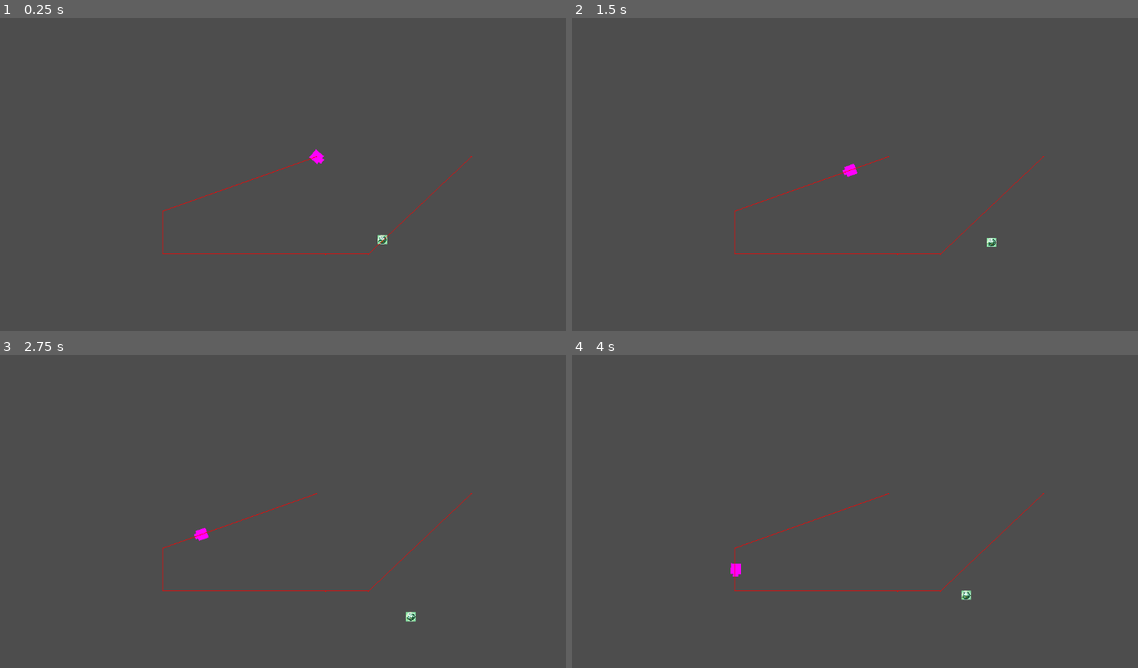
Above: before the commit, frames 1-4 (two rows, left to right).
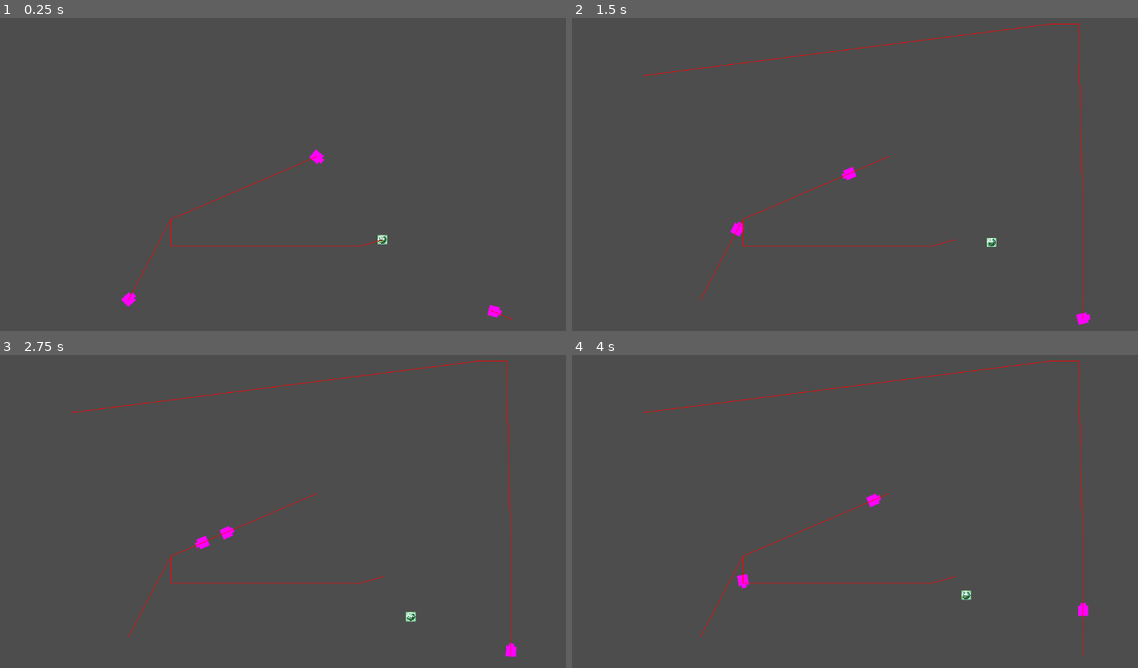
Above: after the commit, the same moments.

Repository: AmirH32/Bot-Or-Not
Game: Godot game, scene res://scenes/test_scene_ai_navigations.tscn
Same seed, same stepped clock (60 frames per second), same inputs: the game is played once before the commit and once after it. This scene is started directly instead of the project's main scene.
Inputs:
- Up to frame 1 (0.25 s): no input
- Up to frame 2 (1.5 s): hold Right (ui_right) 0.53-1.28 s; hold Down (ui_down) from 1.28 s (still down)
- Up to frame 3 (2.75 s): release Down (ui_down) at 2.03 s; hold Right (ui_right) from 2.03 s (still down)
- Up to frame 4 (4 s): release Right (ui_right) at 2.78 s; hold Up (ui_up) 2.78-3.53 s; hold Left (ui_left) from 3.53 s (still down)

The runs differ from the first frame. In frame 1, 0.8% of the frame differs, in the area x 21-91%, y 44-97%; in frame 2, 1.2%; in frame 3, 1.2%; in frame 4, 1.2%, in the area x 12-92%, y 1-97%.

Commit message:
set range restrictions on ai fov

Diff:
--- a/scenes/ai_navigation.tscn
+++ b/scenes/ai_navigation.tscn
@@ -19,6 +19,7 @@
 angle_tolerance = 0.2
 path = Array[Vector2]([Vector2(-500, 0), Vector2(-500, 250), Vector2(500, -100), Vector2(0, 0)])
 human_detector = NodePath("human_detector")
+fov = 1.543
 human_detector_poly = NodePath("human_detector/CollisionPolygon2D")
 
 [node name="AI_navigation" type="NavigationAgent2D" parent="."]
--- a/scenes/test_scene_ai_navigations.tscn
+++ b/scenes/test_scene_ai_navigations.tscn
@@ -4,12 +4,12 @@
 [ext_resource type="PackedScene" path="res://movement.tscn" id="2_tmo80"]
 
 [sub_resource type="NavigationPolygon" id="NavigationPolygon_lelv0"]
-vertices = PackedVector2Array(249.422, 1017.94, 251.656, 1020, -1912.01, 1020, -955.617, 599.547, 1881, 1020, 606.133, 1020, 1255.92, 313.18, 1881, -1012.12, -769.773, 93.8281, 45, -304.289, 45, 331.297, -769.648, 124.453, 1206, 267.281, 1206, -867, -1891.97, -1016.87, 942, -867, -832.992, 124.711, -956.781, 335.562, -852.031, 134.023, -1900.65, -134.742, 110.25, -630.008, 45, 595.289, 45, 600, -1903.24, 129.258, -856.523, 124.812, 309, 600, 942, 264.547, 309, -600, 124.906, -600, 45, -600, 45, -598.117, -894.562, -139.023, 48.8281, -600)
-polygons = Array[PackedInt32Array]([PackedInt32Array(0, 1, 2, 3), PackedInt32Array(4, 5, 6), PackedInt32Array(7, 4, 6), PackedInt32Array(8, 9, 10, 11), PackedInt32Array(7, 6, 12, 13), PackedInt32Array(14, 7, 13, 15), PackedInt32Array(16, 11, 10, 17, 18), PackedInt32Array(19, 14, 15, 20), PackedInt32Array(3, 21, 22), PackedInt32Array(2, 23, 24, 18, 17), PackedInt32Array(2, 17, 3), PackedInt32Array(0, 3, 22), PackedInt32Array(0, 22, 25), PackedInt32Array(26, 0, 25), PackedInt32Array(26, 25, 27, 15), PackedInt32Array(27, 28, 20, 15), PackedInt32Array(29, 30, 31, 19), PackedInt32Array(20, 32, 29), PackedInt32Array(19, 20, 29)])
+vertices = PackedVector2Array(259, 550, 992, 283, 992.961, 283, 320.07, 1014.96, 95, -550, 95, -547.289, 87.2734, -563.117, 379.953, 1070, -1962.5, 1070, 1185.27, 316.148, 1149.21, 283, 1156, 283, 1931, 1070, 492.242, 1070, 1931, -1062.06, 1156, -817, -819.906, 62.6562, 95, -384.367, 95, 381.07, -819.859, 74.6562, -1941.48, -1066.93, 992, -817, 259, -550, -906.562, 385.344, -1919.84, 79.3438, 95, 550, -905.844, 549.344, 95, 545.078, -1920.56, -84.6719, -882.898, -89.0703)
+polygons = Array[PackedInt32Array]([PackedInt32Array(0, 1, 2, 3), PackedInt32Array(4, 5, 6), PackedInt32Array(3, 7, 8), PackedInt32Array(9, 10, 11), PackedInt32Array(12, 13, 9), PackedInt32Array(14, 12, 9, 11, 15), PackedInt32Array(16, 17, 18, 19), PackedInt32Array(20, 14, 15, 21), PackedInt32Array(1, 0, 22, 21), PackedInt32Array(20, 21, 22, 6), PackedInt32Array(19, 18, 23, 24), PackedInt32Array(0, 3, 8, 25), PackedInt32Array(26, 27, 25, 8), PackedInt32Array(24, 23, 26, 8), PackedInt32Array(24, 8, 20, 28), PackedInt32Array(29, 28, 20, 6), PackedInt32Array(6, 22, 4)])
 outlines = Array[PackedVector2Array]([PackedVector2Array(-1991, -1117, 1981, -1112, 1981, 1120, -2013, 1120)])
 parsed_geometry_type = 1
 source_geometry_mode = 2
-agent_radius = 100.0
+agent_radius = 50.0
 
 [sub_resource type="RectangleShape2D" id="RectangleShape2D_jsx7y"]
 size = Vector2(64, 1000)
@@ -18,6 +18,20 @@
 
 [node name="AI" parent="." instance=ExtResource("1_dfrmv")]
 path = Array[Vector2]([Vector2(0, 0), Vector2(1000, 0), Vector2(0, 750), Vector2(-1900, -600), Vector2(0, 0), Vector2(0, 1000), Vector2(1850, 0)])
+xrayvision = true
+
+[node name="AI2" parent="." instance=ExtResource("1_dfrmv")]
+position = Vector2(1076, 948)
+rot_speed = 1.0
+speed = 200.0
+path = Array[Vector2]([Vector2(1200, 1000), Vector2(-1500, -500), Vector2(-1500, 500), Vector2(500, 500)])
+xrayvision = true
+view_dist = 5000.0
+fov = 0.1
+
+[node name="AI3" parent="." instance=ExtResource("1_dfrmv")]
+position = Vector2(-1156, 880)
+path = Array[Vector2]([Vector2(0, 0), Vector2(-500, 500), Vector2(1500, 1000)])
 
 [node name="NavigationRegion2D" type="NavigationRegion2D" parent="."]
 position = Vector2(10, 0)
@@ -60,7 +74,7 @@
 rotation = 1.56654
 
 [node name="CollisionShape2D" type="CollisionShape2D" parent="StaticBody2D5" groups=["navigation_polygon_source_geometry_group"]]
-position = Vector2(187, 0)
+position = Vector2(187, 0.000244141)
 shape = SubResource("RectangleShape2D_jsx7y")
 
 [node name="StaticBody2D6" type="StaticBody2D" parent="." groups=["navigation_polygon_source_geometry_group"]]
--- a/scripts/ai_movement.gd
+++ b/scripts/ai_movement.gd
@@ -8,7 +8,7 @@
 @export var human_detector : Area2D
 @export var xrayvision : bool = false
 @export var view_dist : float = 500
-@export var fov : float = 90
+@export_range(0, 6) var fov : float = 90
 @export var human_detector_poly : CollisionPolygon2D
 var hostile = true
 var current_path : int
